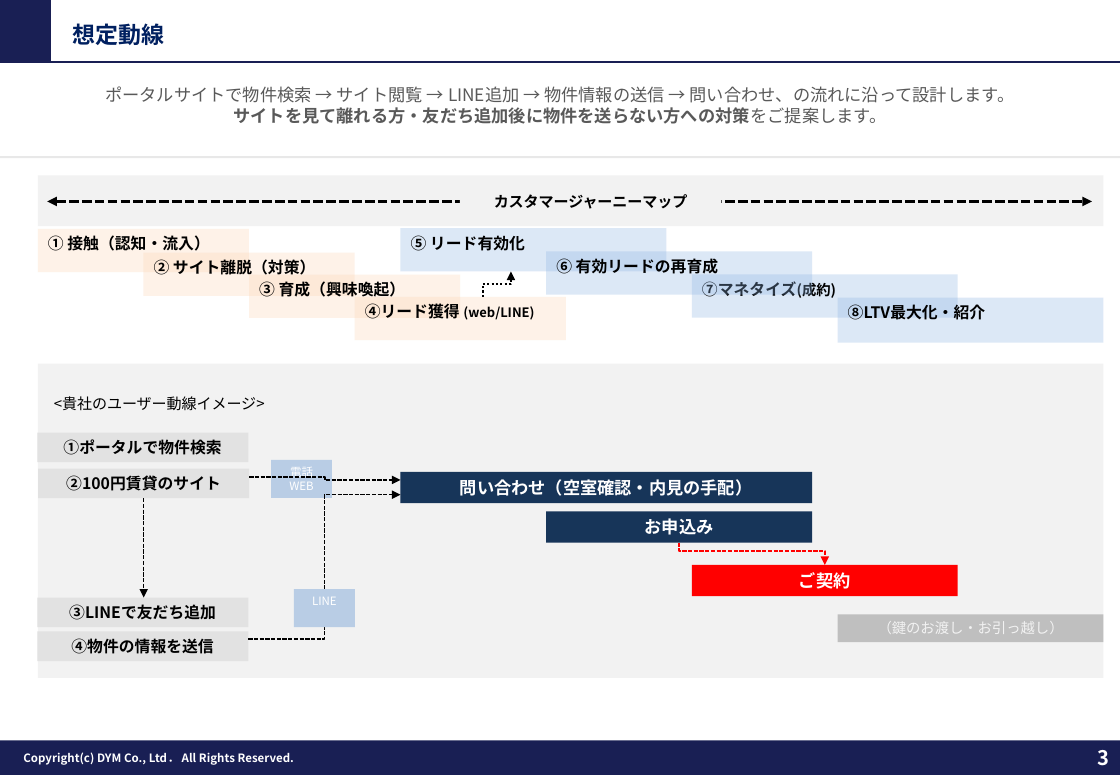
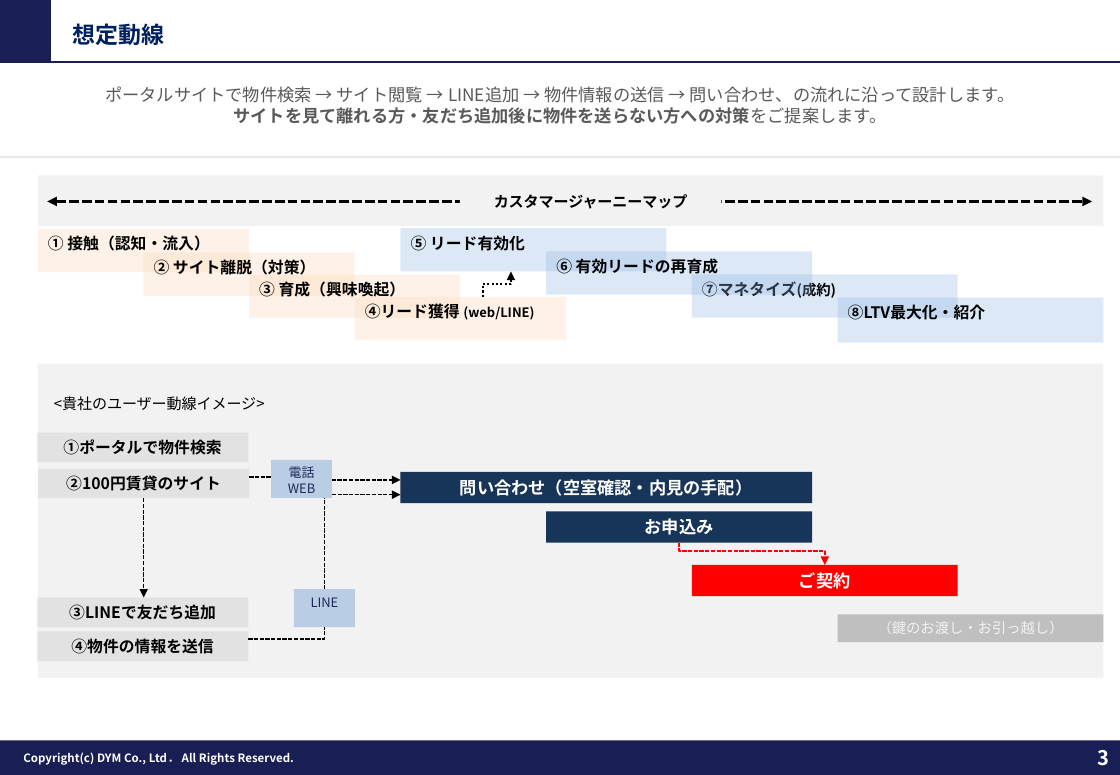
Before and after one commit to tonomura-r-dev/folder, a slide deck: slide 3 of 202609_株式会社あらうち御中_LINE公式アカウント運用のご提案_S1-17修正.pptx. Drawn at 1120x775 pixels with LibreOffice and Linux fonts; fonts in the diff are those of the drawing; background and template pictures are left out. Boxes give left, top, right and bottom in pixels: in the first picture for what was removed or moved away, otherwise in the second. Text is boxed around its words. In the diff, an @@ line names an element or a change of style, - is before the commit and + after.

```diff
--- a/202609_株式会社あらうち御中_LINE公式アカウント運用のご提案_S1-17修正.pptx
+++ b/202609_株式会社あらうち御中_LINE公式アカウント運用のご提案_S1-17修正.pptx
@@ rectangle "電話" at (x1=271, y1=460, x2=332, y2=498): size 8 to 9 pt, text colour #FFFFFF to #1F285A @@
@@ rectangle "LINE" at (x1=294, y1=589, x2=355, y2=628): size 8 to 9 pt, text colour #FFFFFF to #1F285A @@
```
Also in this commit, not shown: 10 other slides changed, 2 other files.
